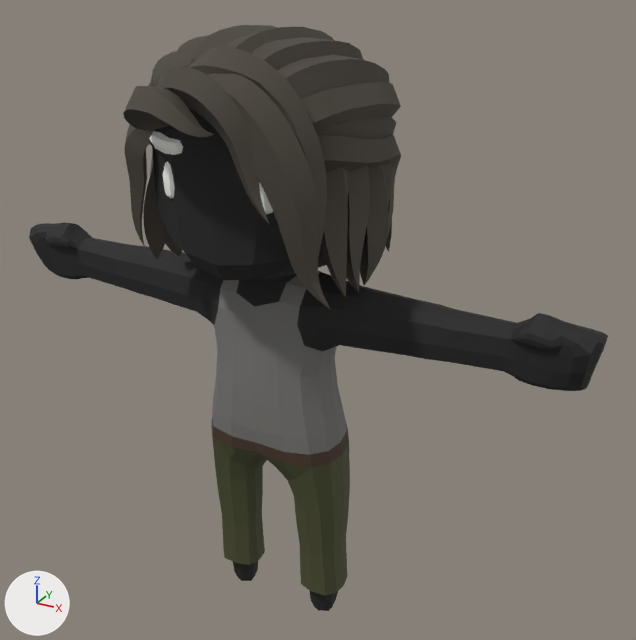
The glTF model public/assets/worldstream/rigged/q-casual-woman-c.glb, before and after one commit.
Rendered twice from a camera (50 mm lens) standing at (1.241, -1.945, 2.039) and looking at (0.104, 0.121, 1.006). Every picture has the same lights, and +X, +Y and +Z are marked at lower left. The first picture is the older version. Where no turn or scale is listed for an object, it has been applied to the vertices. Vertices at exactly the same position are counted once.

Script lines for the objects in view, before the commit:
```python
me_cube_004 = bpy.data.meshes.new('Cube.004')
me_cube_004.from_pydata(...)  # 3412 vertices, 6650 faces; spans x -0.92..0.92, y -0.44..0.37, z -0.01..1.82
me_cube_004.materials.append(mat_body)
ob_body = bpy.data.objects.new('Body', me_cube_004)
ob_body.location = (0.002, 0.05, 0.011)
```
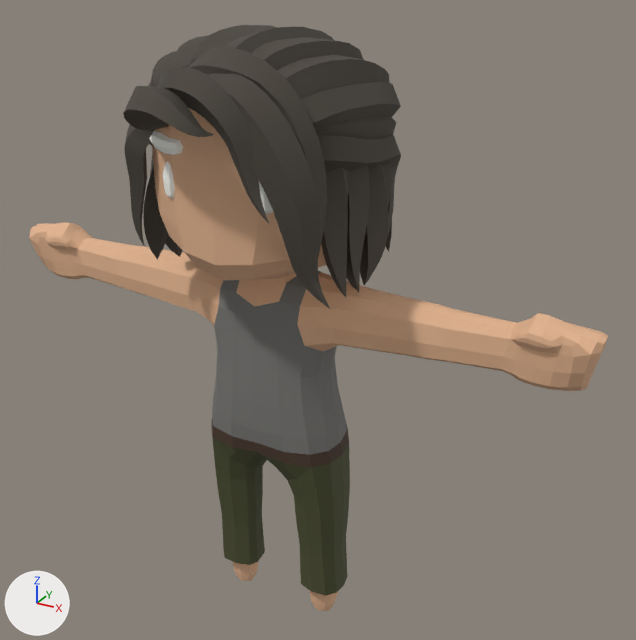
Where the change shows, as pixel boxes [x1, y1, x2, y2] in the pictures (636 x 640 px):
part 1 of me_cube_004, recoloured
    both: [29, 108, 608, 611]

What the commit changed:
me_cube_004 has 3412 vertices, 6650 faces and spans x -0.92..0.92, y -0.44..0.37, z -0.01..1.82.
me_cube_004 is used by ob_body; location (0.002, 0.05, 0.011).
me_cube_004 part 1: 1348 faces centred in x -0.92..0.92, y -0.28..0.28, z -0.01..1.77 are repainted in the vertex colours; the middle colour goes from black #1f1f1f to beige #e3b48f.
